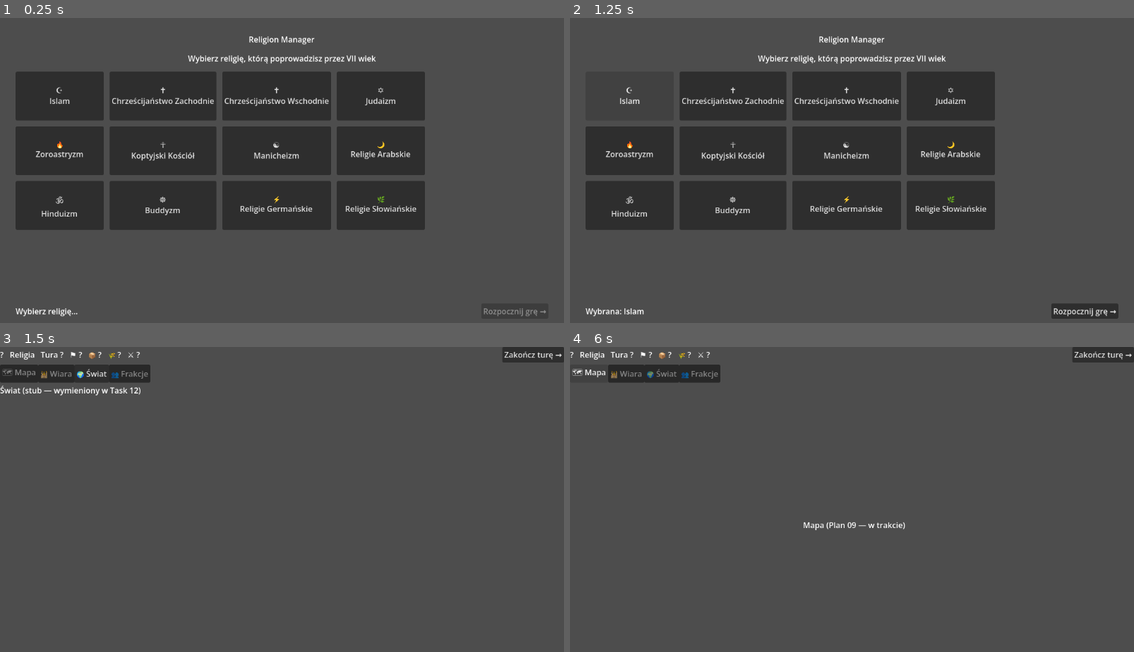
Above: before the commit, frames 1-4 (two rows, left to right).
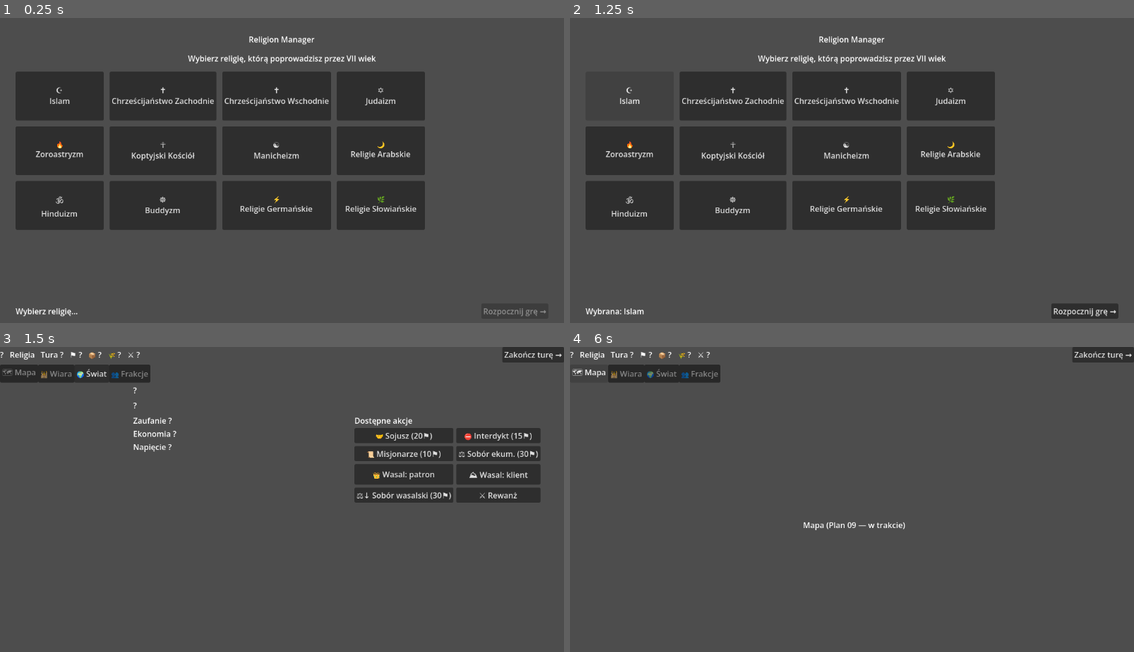
Above: after the commit, the same moments.

Repository: tomi77/church-manager
Game: Godot game, scene res://scenes/Main.tscn
Same seed, same stepped clock (60 frames per second), same inputs: the game is played once before the commit and once after it. The project has no main scene, so this scene is started directly.
Inputs (mouse positions are in pixels of both pictures, inside the frame that each line leads up to):
- Up to frame 1 (0.25 s): no input
- Up to frame 2 (1.25 s): click "☪ Islam" at 0.5 s
- Up to frame 3 (1.5 s): click "Rozpocznij grę →" at 1.25 s
- Up to frame 4 (6 s): click "Zakończ turę →" at 2 s; click (976, 435) at 2.75 s, where only the run after the commit has a clickable "🤝 Sojusz (20⚑)"; click (976, 453) at 3.5 s, where only the run after the commit has a clickable "📜 Misjonarze (10⚑)"; click (976, 475) at 4.25 s, where only the run after the commit has a clickable "👑 Wasal: patron"; click (1066, 475) at 5 s, where only the run after the commit has a clickable "⛰ Wasal: klient"; click "🗺 Mapa" at 5.75 s

Frames 1-2 are identical in both runs. In frame 3, 7.1% of the frame differs, in the area x 0-96%, y 12-52%; in frame 4, nothing differs.
Error after the commit: Invalid access to property or key 'player_religion_id' on a base object of type 'Nil'. (res://scripts/ui/world/ActionPanel.gd:274)

Commit message:
feat(ui): WorldTab — kompozycja ConflictSection+RelationList+ActionPanel
Spec 09 sek.6. HSplitContainer master-detail: lista lewa, panel akcji
prawa, ConflictSection na górze. Auto-select pierwszej NPC religii.
Emit state_changed po akcji w panelu. Wymienia stub SwiatTab w MainShell.

Diff:
--- a/scenes/ui/MainShell.tscn
+++ b/scenes/ui/MainShell.tscn
@@ -1,9 +1,10 @@
-[gd_scene load_steps=5 format=3]
+[gd_scene load_steps=6 format=3]
 
 [ext_resource type="Script" path="res://scripts/ui/MainShell.gd" id="1"]
 [ext_resource type="PackedScene" path="res://scenes/ui/Header.tscn" id="2"]
 [ext_resource type="PackedScene" path="res://scenes/ui/TabBar.tscn" id="3"]
 [ext_resource type="PackedScene" path="res://scenes/ui/PlaceholderTab.tscn" id="4"]
+[ext_resource type="PackedScene" path="res://scenes/ui/world/WorldTab.tscn" id="5"]
 
 [node name="MainShell" type="Control"]
 script = ExtResource("1")
@@ -33,13 +34,8 @@
 unique_name_in_owner = true
 visible = false
 
-[node name="SwiatTab" type="Control" parent="VBox/ContentArea"]
+[node name="SwiatTab" parent="VBox/ContentArea" instance=ExtResource("5")]
 unique_name_in_owner = true
-anchor_right = 1.0
-anchor_bottom = 1.0
-
-[node name="SwiatStubLabel" type="Label" parent="VBox/ContentArea/SwiatTab"]
-text = "Świat (stub — wymieniony w Task 12)"
 
 [node name="FrakcjeTab" parent="VBox/ContentArea" instance=ExtResource("4")]
 unique_name_in_owner = true
--- /dev/null
+++ b/scenes/ui/world/WorldTab.tscn
@@ -0,0 +1,27 @@
+[gd_scene load_steps=5 format=3]
+
+[ext_resource type="Script" path="res://scripts/ui/world/WorldTab.gd" id="1"]
+[ext_resource type="PackedScene" path="res://scenes/ui/world/ConflictSection.tscn" id="2"]
+[ext_resource type="PackedScene" path="res://scenes/ui/world/RelationList.tscn" id="3"]
+[ext_resource type="PackedScene" path="res://scenes/ui/world/ActionPanel.tscn" id="4"]
+
+[node name="WorldTab" type="Control"]
+script = ExtResource("1")
+anchor_right = 1.0
+anchor_bottom = 1.0
+
+[node name="VBox" type="VBoxContainer" parent="."]
+anchor_right = 1.0
+anchor_bottom = 1.0
+
+[node name="ConflictSection" parent="VBox" instance=ExtResource("2")]
+unique_name_in_owner = true
+
+[node name="MasterDetail" type="HSplitContainer" parent="VBox"]
+size_flags_vertical = 3
+
+[node name="RelationList" parent="VBox/MasterDetail" instance=ExtResource("3")]
+unique_name_in_owner = true
+
+[node name="ActionPanel" parent="VBox/MasterDetail" instance=ExtResource("4")]
+unique_name_in_owner = true
--- /dev/null
+++ b/scripts/ui/world/WorldTab.gd
@@ -0,0 +1,47 @@
+class_name WorldTab
+extends Control
+
+signal state_changed
+
+var state: Node = null
+
+@onready var _conflict: ConflictSection = %ConflictSection
+@onready var _list: RelationList = %RelationList
+@onready var _action_panel: ActionPanel = %ActionPanel
+
+func _ready() -> void:
+    _list.religion_selected.connect(_on_religion_selected)
+    _action_panel.state_changed.connect(_on_state_changed)
+    _conflict.state_changed.connect(_on_state_changed)
+
+func bind_state(s: Node) -> void:
+    state = s
+    _conflict.bind_state(s)
+    _list.bind_state(s)
+    _action_panel.bind_state(s)
+    _auto_select_first()
+
+func refresh() -> void:
+    if state == null:
+        return
+    _conflict.refresh()
+    _list.refresh()
+    if _action_panel.target_id == "" or state.get_religion(_action_panel.target_id) == null:
+        _auto_select_first()
+    else:
+        _action_panel.refresh()
+
+func _auto_select_first() -> void:
+    var player_id: String = state.player_religion_id
+    for r: Religion in state.all_religions():
+        if r.id != player_id:
+            _on_religion_selected(r.id)
+            return
+
+func _on_religion_selected(id: String) -> void:
+    _list.set_selected(id)
+    _action_panel.set_target(id)
+
+func _on_state_changed() -> void:
+    refresh()
+    emit_signal("state_changed")
--- /dev/null
+++ b/tests/ui/test_world_tab.gd
@@ -0,0 +1,45 @@
+extends GutTest
+
+const WorldTabScene := preload("res://scenes/ui/world/WorldTab.tscn")
+const GameStateScript := preload("res://scripts/engine/GameState.gd")
+
+func _make_state() -> Node:
+    var gs: Node = GameStateScript.new()
+    var religions := ReligionLoader.load_from_file("res://data/religions_historical.json")
+    var graph := ProvinceLoader.load_graph_from_file("res://data/provinces_historical.json")
+    gs.initialize("islam", religions, graph)
+    return gs
+
+func _instance(state: Node) -> WorldTab:
+    var t: WorldTab = WorldTabScene.instantiate()
+    add_child_autofree(t)
+    await get_tree().process_frame
+    t.bind_state(state)
+    return t
+
+func test_auto_selects_first_npc_religion():
+    var state := _make_state()
+    add_child_autofree(state)
+    var t := await _instance(state)
+    assert_ne(t.get_node("%ActionPanel").target_id, "")
+    assert_ne(t.get_node("%ActionPanel").target_id, "islam")
+
+func test_list_selection_updates_action_panel():
+    var state := _make_state()
+    add_child_autofree(state)
+    var t := await _instance(state)
+    t._on_religion_selected("chr_zachodnie")
+    assert_eq(t.get_node("%ActionPanel").target_id, "chr_zachodnie")
+
+func test_action_state_change_emits_state_changed_up():
+    var state := _make_state()
+    add_child_autofree(state)
+    state.get_player_religion().prestige = 100
+    var dm := DiplomacyManager.new()
+    var rel := dm.get_or_create_relation(state, "islam", "chr_zachodnie")
+    rel.theological_trust = 70.0
+    var t := await _instance(state)
+    t._on_religion_selected("chr_zachodnie")
+    watch_signals(t)
+    t.get_node("%ActionPanel").get_node("%AllianceButton").emit_signal("pressed")
+    assert_signal_emitted(t, "state_changed")
